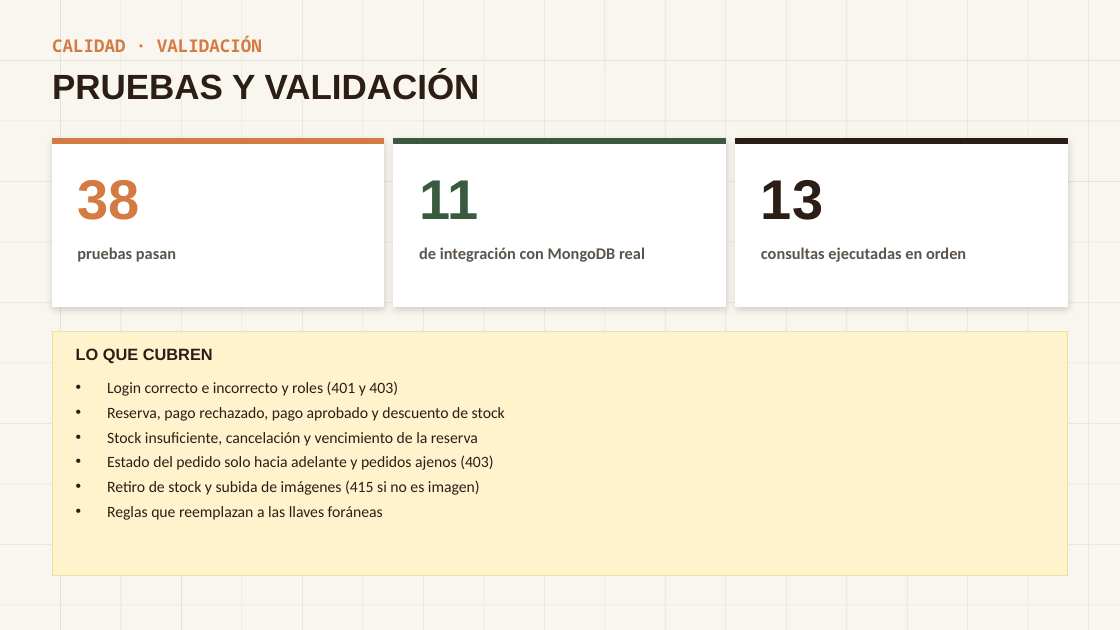
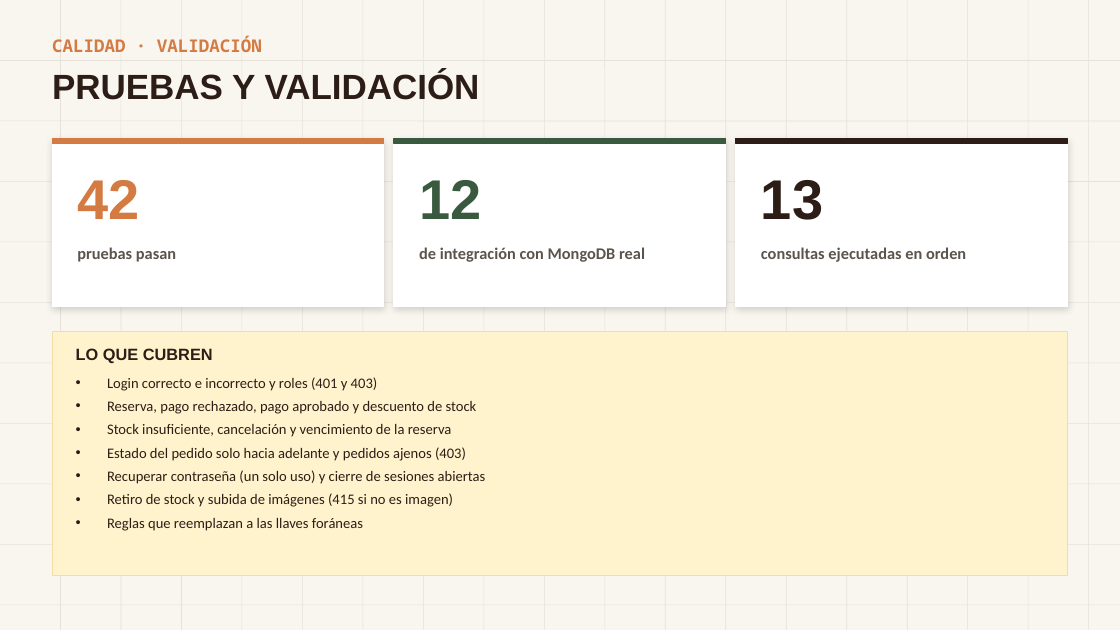
Before and after one commit to Pagina-Brookies/Pagina_Brookies, a slide deck: slide 17 of docs/Grupo20-BrookiesCoffee-Presentacion-Entrega2.pptx (slide 16 before the commit). Drawn at 1120x630 pixels with LibreOffice and Linux fonts; fonts in the diff are those of the drawing. Boxes give left, top, right and bottom in pixels: in the first picture for what was removed or moved away, otherwise in the second. Text is boxed around its words. In the diff, an @@ line names an element or a change of style, - is before the commit and + after.

```diff
--- a/docs/Grupo20-BrookiesCoffee-Presentacion-Entrega2.pptx
+++ b/docs/Grupo20-BrookiesCoffee-Presentacion-Entrega2.pptx
@@ text at <box>77,180,139,219</box>: text changed @@
-38
+42
@@ text at <box>419,180,481,219</box>: text changed @@
-11
+12
@@ text at <box>107,377,477,531</box>: size 13.5 to 12.5 pt in "Login correcto e incorrecto y roles (401 ...", "Reserva, pago rechazado, pago aprobado y descuento ...", "Stock insuficiente, cancelación y vencimiento de la ...", "Estado del pedido solo hacia adelante y ..." and 2 more places @@
@@ text at <box>107,470,486,484</box>: paragraph added @@
+• Recuperar contraseña (un solo uso) y cierre de sesiones abiertas
```
Also in this commit, not shown: 5 other slides changed, 1 slide added, 1 other file.
